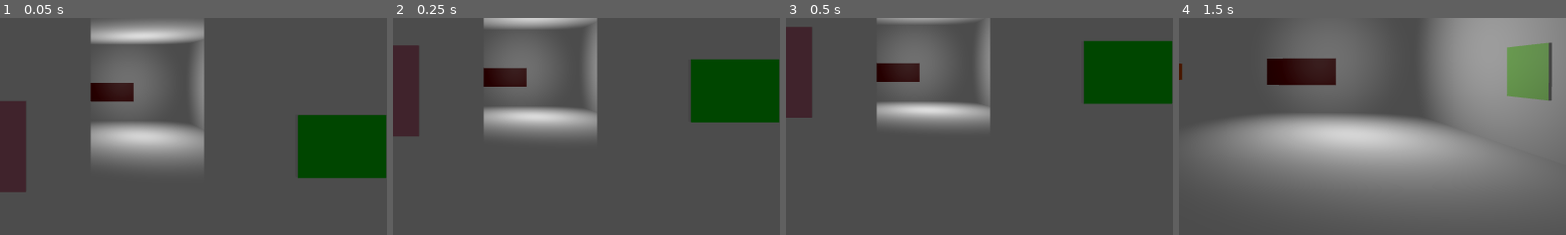
Above: before the commit, frames 1-4 (left to right).
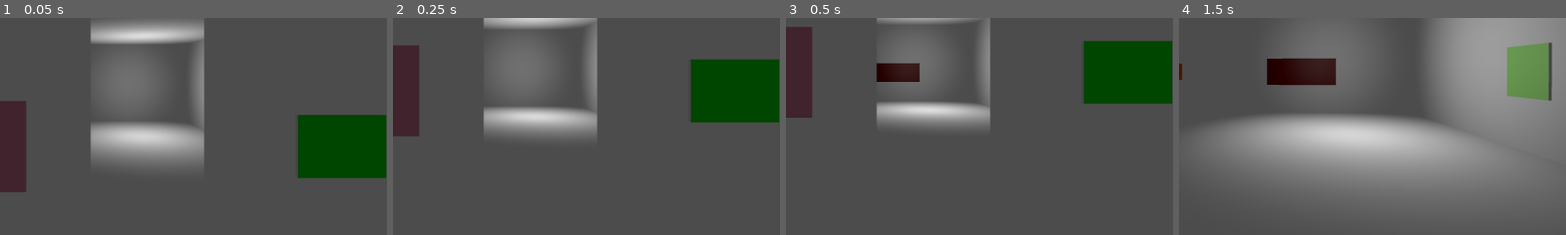
Above: after the commit, the same moments.

Repository: toolness/atuls-art-gallery
Game: Godot game, scene res://Levels/infinite_gallery.tscn
Same seed, same stepped clock (60 frames per second), same inputs: the game is played once before the commit and once after it.
Inputs (mouse positions are % of the whole screen's width and height, from its top left):
- Up to frame 1 (0.05 s): no input
- Up to frame 2 (0.25 s): no input
- Up to frame 3 (0.5 s): no input
- Up to frame 4 (1.5 s): tap Enter (ui_accept) at 0.5 s; move the mouse to (55, 50) at 0.52 s; press the mouse at (55, 50) at 0.53 s; hold W (move_forward) from 0.53 s (still down); tap Space (jump) at 0.77 s; move the mouse to (45, 50) at 1.27 s; release the mouse at (45, 50) at 1.28 s; tap Mouse wheel up (zoom_in) at 1.35 s
The pictures show only the part of the screen within x 38-88%, y 37-87%; the shares and areas given below are measured in that part.

The runs differ from the first frame. In frame 1, 1.0% of the frame differs, in the area x 23-35%, y 29-39%; in frame 2, 1.0%; in frame 3, nothing differs; in frame 4, nothing differs.

Commit message:
Don't stutter when spawning new galleries/paintings.

Diff:
--- a/godot/Levels/moma.gd
+++ b/godot/Levels/moma.gd
@@ -70,10 +70,16 @@
 			painting.rotate_y(y_rotation)
 			# TODO: Use this width to spawn multiple paintings per wall.
 			var _unused_width = width
-			# print("COOL ", child.name, " ", normal, " ", width, " ", painting_mount_point)
+
+			# Give the rest of the engine time to process the full frame, we're not in a rush and
+			# processing all paintings synchronously will cause stutter.
+			await get_tree().process_frame
+			# TODO: It's unclear if we're going to continue if we've been removed from the scene
+			# tree. If we are, then we should probably (somehow) check to see if we're still
+			# in the scene tree before continuing.
 
 
 func init(new_gallery_id: int) -> void:
 	gallery_id = new_gallery_id
 	print("Initializing gallery ", gallery_id)
-	populate_with_paintings()
+	await populate_with_paintings()
